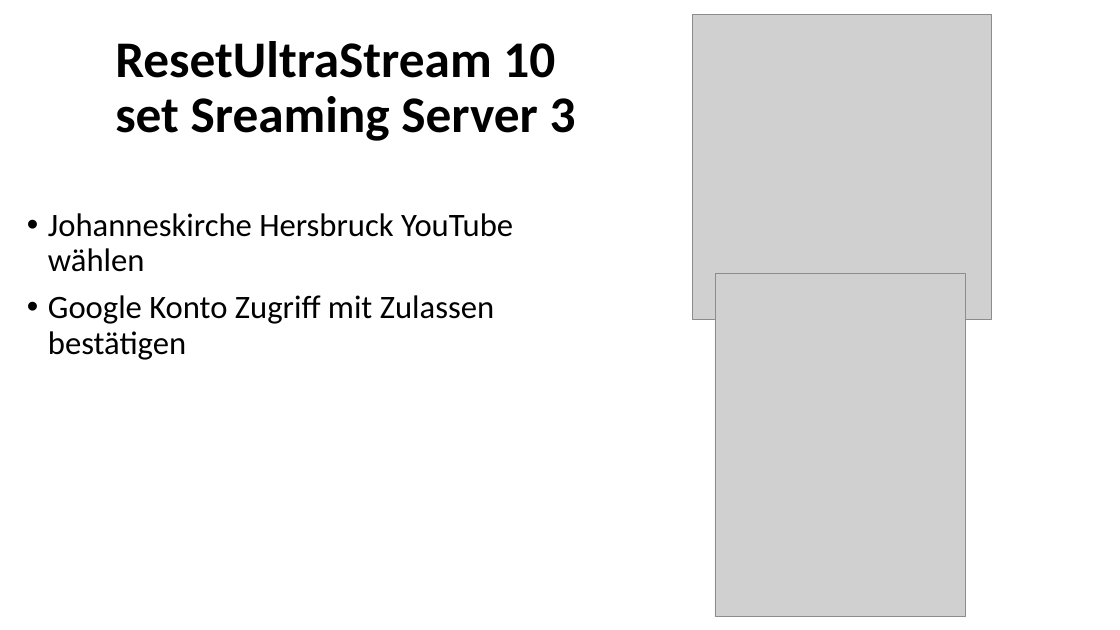
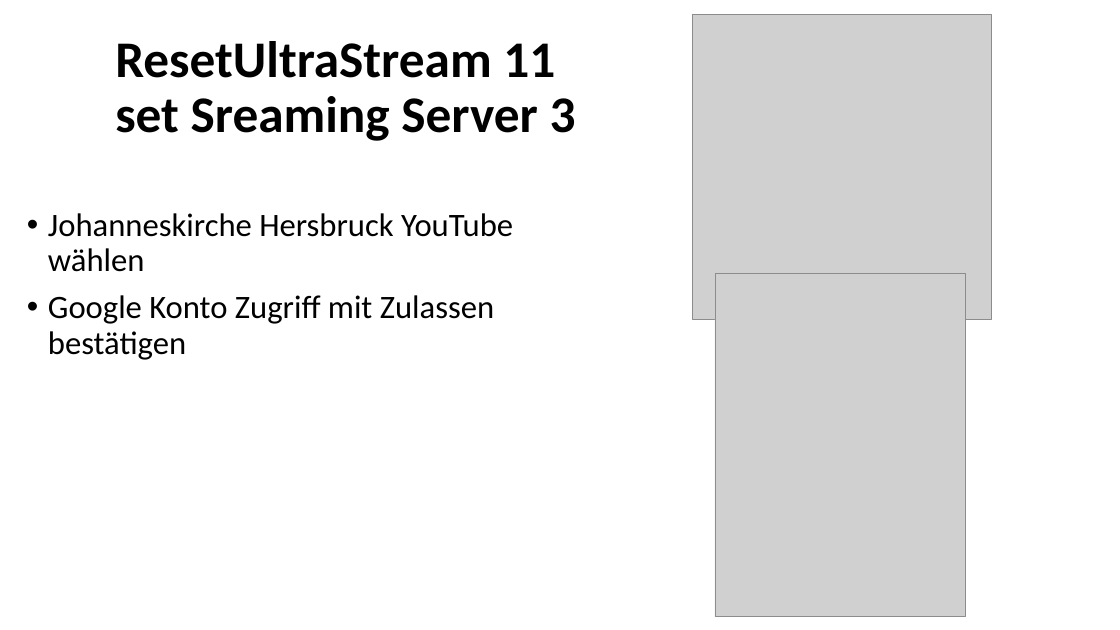
Before and after one commit to Geierwally-xD/JokiAutomation, a slide deck: slide 11 of docu/ResetUltraStream.pptx (slide 10 before the commit). Drawn at 1120x630 pixels with LibreOffice and Linux fonts; fonts in the diff are those of the drawing; grey boxes stand for pictures. Boxes give left, top, right and bottom in pixels: in the first picture for what was removed or moved away, otherwise in the second. Text is boxed around its words. In the diff, an @@ line names an element or a change of style, - is before the commit and + after.

```diff
--- a/docu/ResetUltraStream.pptx
+++ b/docu/ResetUltraStream.pptx
@@ title at box(115, 41, 576, 141): text changed @@
-ResetUltraStream 10
-set Sreaming Server 3
+ResetUltraStream 11
+set Sreaming Server 3
```
Also in this commit, not shown: 8 other slides changed, 1 slide added, 14 other files.
